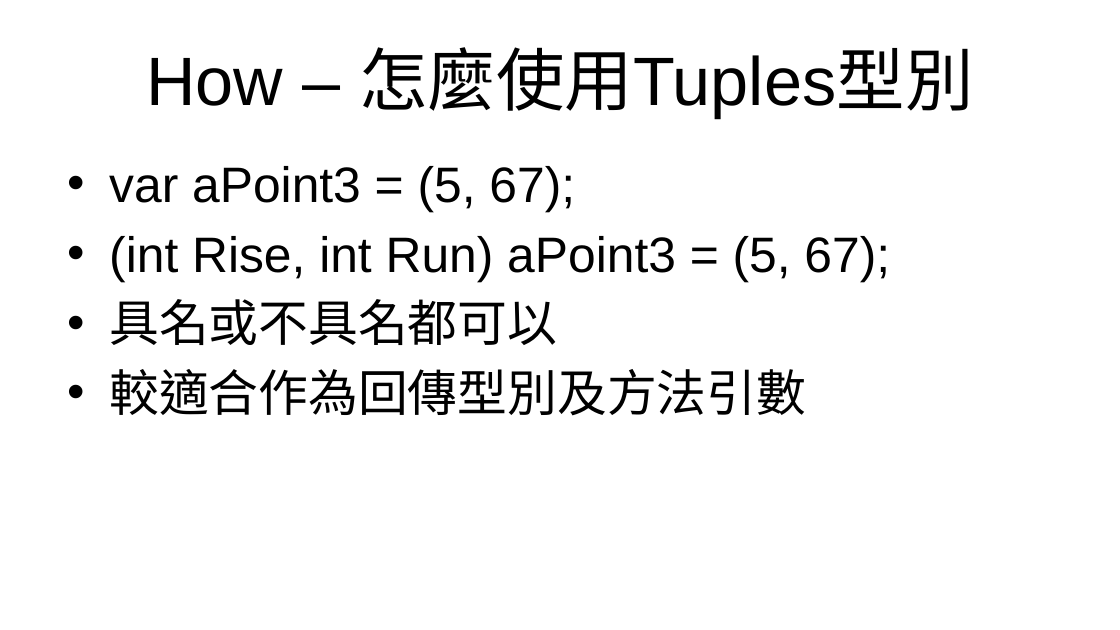
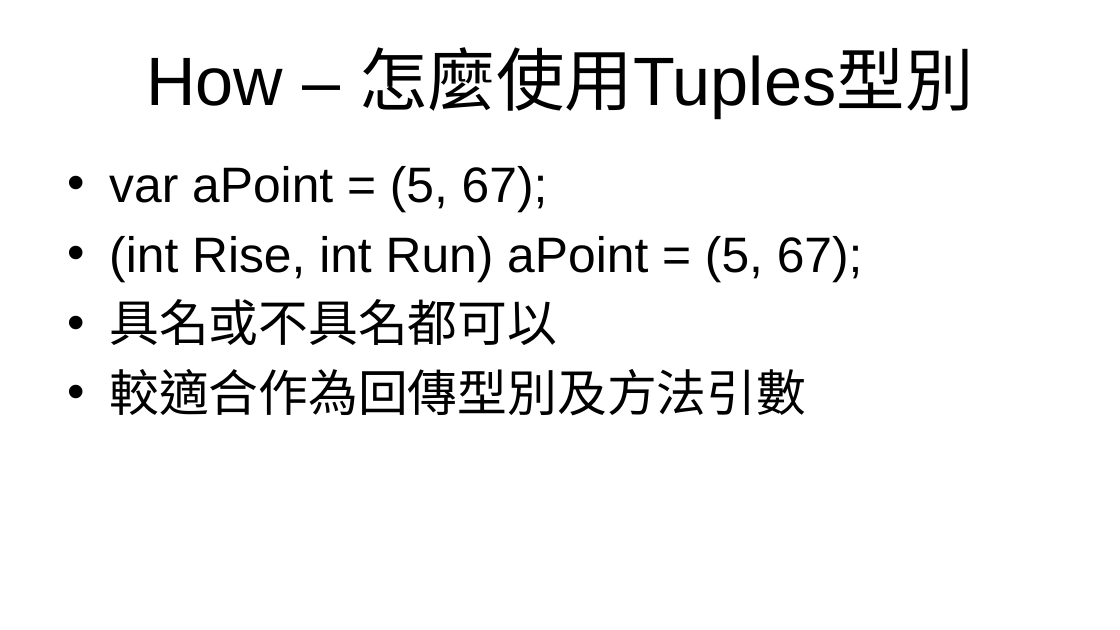
Before and after one commit to Chesham/more-effective-csharp, a slide deck: slide 6 of more-effective-csharp-2nd-edition/slides/item07-使用Tuples限制型別的範圍.pptx. Drawn at 1120x630 pixels with LibreOffice and Linux fonts; fonts in the diff are those of the drawing; background and template pictures are left out. Boxes give left, top, right and bottom in pixels: in the first picture for what was removed or moved away, otherwise in the second. Text is boxed around its words. In the diff, an @@ line names an element or a change of style, - is before the commit and + after.

Commit message:
update item07 slide and project

```diff
--- a/more-effective-csharp-2nd-edition/slides/item07-使用Tuples限制型別的範圍.pptx
+++ b/more-effective-csharp-2nd-edition/slides/item07-使用Tuples限制型別的範圍.pptx
@@ text at (109,166,863,282): text changed @@
-• var aPoint3 = (5, 67);
-• (int Rise, int Run) aPoint3 = (5, 67);
+• var aPoint = (5, 67);
+• (int Rise, int Run) aPoint = (5, 67);
```
Also in this commit, not shown: 3 other files.
